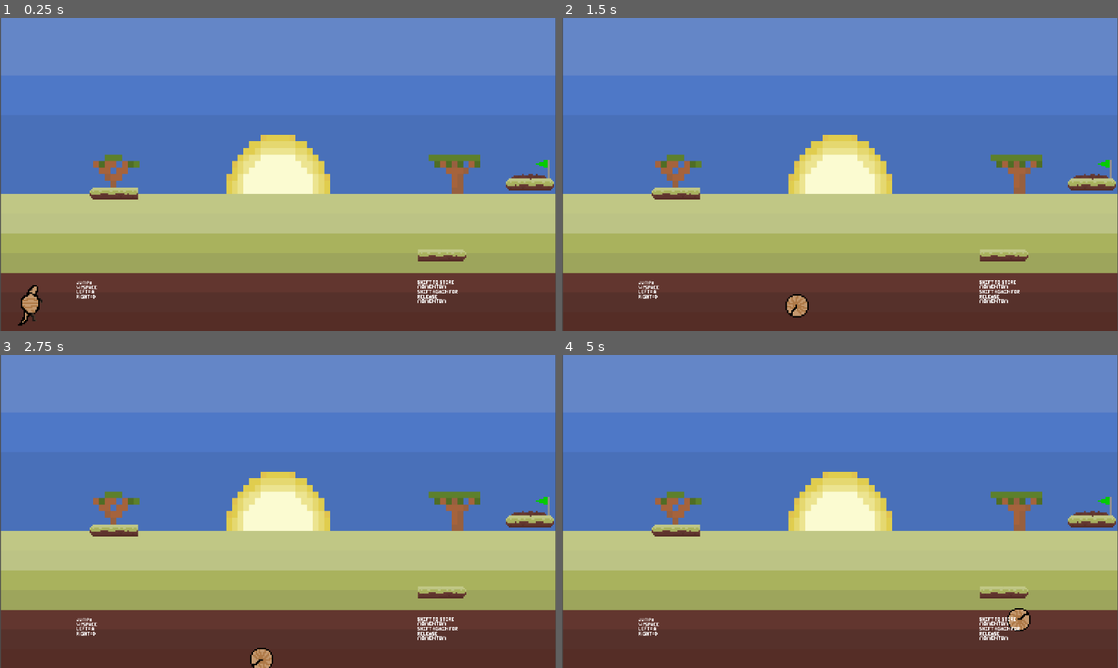
Above: before the commit, frames 1-4 (two rows, left to right).
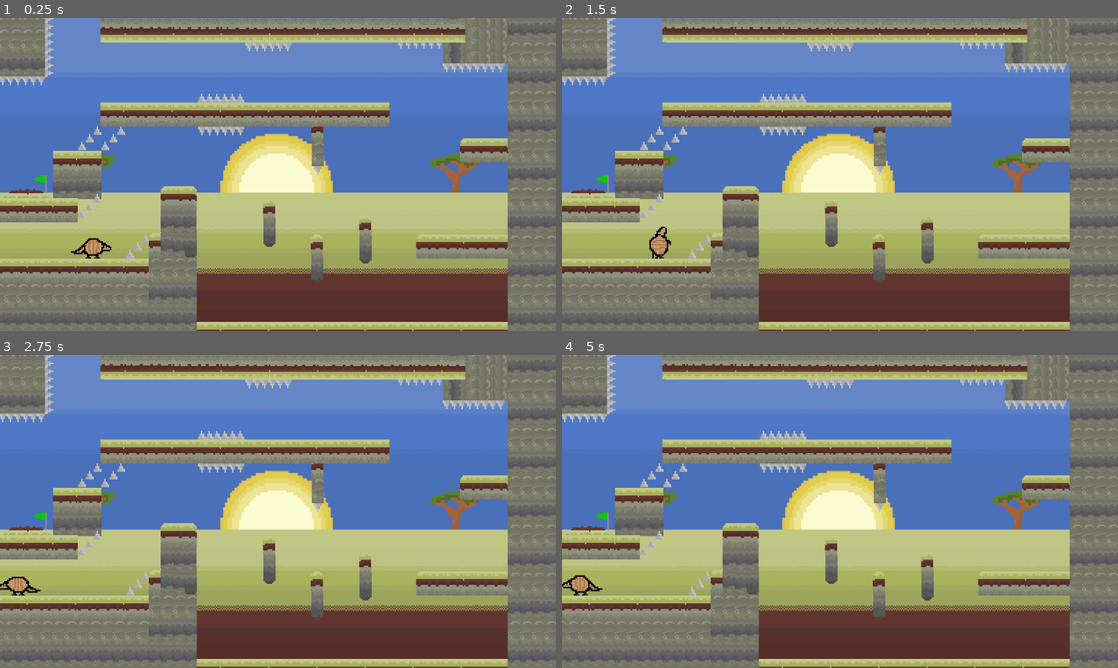
Above: after the commit, the same moments.

Repository: potatinator/codeday3-ihatecaiden
Game: Godot game, scene res://lvl8.tscn
The game is run twice, just before and just after one commit, with the same random seed, the same clock (stepped at 60 frames per second) and the same inputs. Before the commit the project starts from res://lvl1.tscn.
Inputs:
- Up to frame 1 (0.25 s): no input
- Up to frame 2 (1.5 s): hold D (moveRight) from 0.53 s (still down); tap Shift (store) at 0.6, 1.35 s; tap W (jump) at 0.77 s
- Up to frame 3 (2.75 s): tap W (jump) at 1.52 s; release D (moveRight) at 2.03 s; hold A (moveLeft) from 2.03 s (still down); tap Shift (store) at 2.1 s
- Up to frame 4 (5 s): release A (moveLeft) at 2.78 s; hold D (moveRight) 2.78-4.28 s; tap Shift (store) at 2.85, 3.6, 4.35 s; tap W (jump) at 3.02, 3.77, 4.52 s; hold A (moveLeft) from 4.28 s (still down)

The runs differ from the first frame. In frame 1, 42% of the frame differs, in the area x 0-100%, y 0-100%; in frame 2, 42%; in frame 3, 42%; in frame 4, 42%.

Commit message:
hope this breaks nothing, also i fixed hitbox for one of the blocks.

Diff:
--- a/background.tscn
+++ b/background.tscn
@@ -1,22 +1,19 @@
-[gd_scene load_steps=4 format=3 uid="uid://cpky803bml7ak"]
+[gd_scene load_steps=3 format=3 uid="uid://cpky803bml7ak"]
 
-[ext_resource type="Texture2D" uid="uid://c5fthf8wgenjk" path="res://background wall.png" id="1_oabld"]
-
-[sub_resource type="QuadMesh" id="QuadMesh_xe2of"]
-size = Vector2(100, 100)
+[ext_resource type="Texture2D" uid="uid://358ue5hscj6w" path="res://background take 3.png" id="1_oabld"]
 
 [sub_resource type="RectangleShape2D" id="RectangleShape2D_bu8al"]
 size = Vector2(0, 0.5)
 
 [node name="StaticBody2D" type="StaticBody2D"]
 
-[node name="MeshInstance2D" type="MeshInstance2D" parent="."]
-position = Vector2(576.308, 323.446)
-rotation = 3.14159
-scale = Vector2(11.4961, 6.53049)
-mesh = SubResource("QuadMesh_xe2of")
-texture = ExtResource("1_oabld")
-
 [node name="CollisionShape2D" type="CollisionShape2D" parent="."]
 position = Vector2(-50, 50.25)
 shape = SubResource("RectangleShape2D_bu8al")
+
+[node name="MeshInstance2D" type="MeshInstance2D" parent="."]
+
+[node name="BackgroundTake3" type="Sprite2D" parent="."]
+position = Vector2(574.5, 324)
+scale = Vector2(1.07063, 1.11724)
+texture = ExtResource("1_oabld")
--- a/project.godot
+++ b/project.godot
@@ -11,7 +11,7 @@
 [application]
 
 config/name="New Game Project"
-run/main_scene="uid://c42f6yum2e6tl"
+run/main_scene="uid://dcp30bm4ngqec"
 config/features=PackedStringArray("4.4", "GL Compatibility")
 config/icon="res://icon.svg"
 
Binary file added: background image.png
Not shown, added: background image.png.import
Binary file added: background take 3.png
Not shown, added: background take 3.png.import
